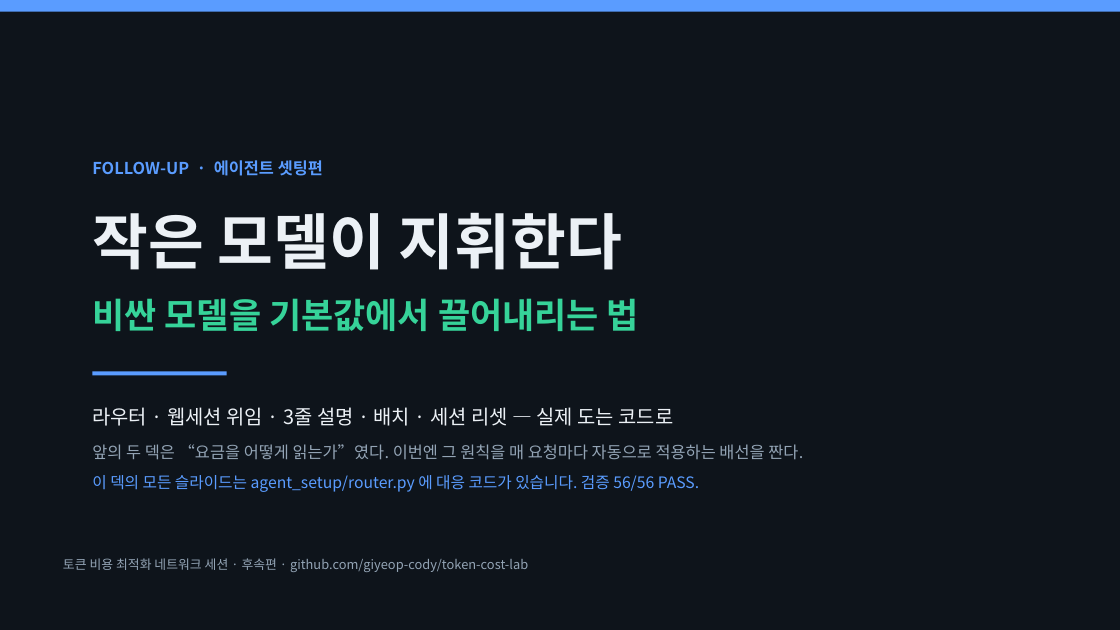
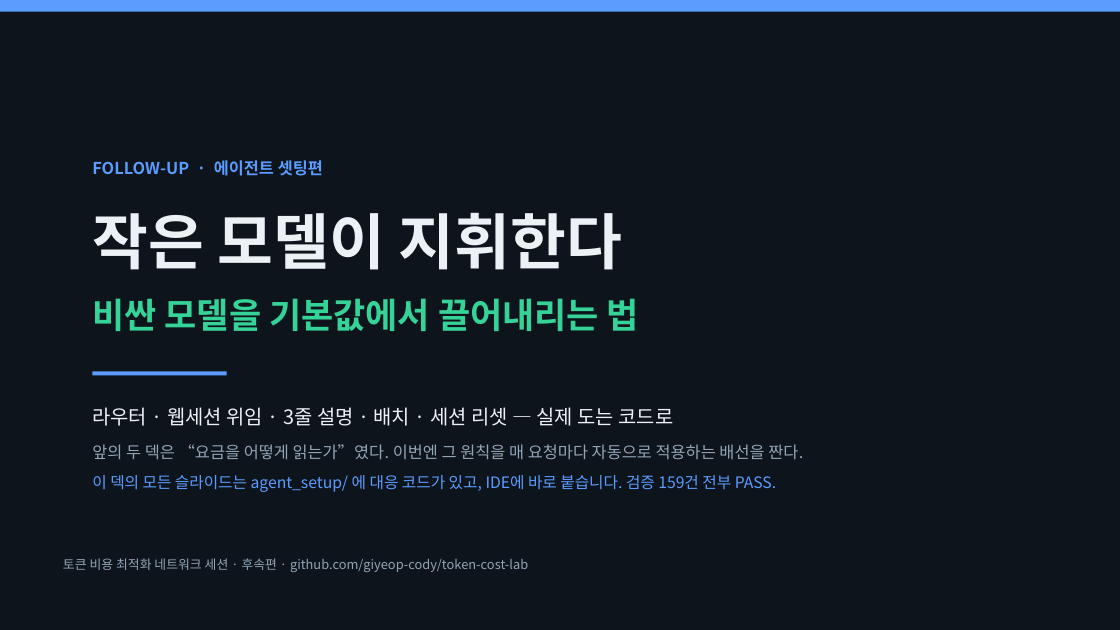
Before and after one commit to giyeop-cody/token-cost-lab, a slide deck: slide 1 of presentation/토큰_절약_발표_후속_에이전트셋팅.pptx. Drawn at 1120x630 pixels with LibreOffice and Linux fonts; fonts in the diff are those of the drawing. Boxes give left, top, right and bottom in pixels: in the first picture for what was removed or moved away, otherwise in the second. Text is boxed around its words. In the diff, an @@ line names an element or a change of style, - is before the commit and + after.

Commit message:
Antigravity 연동 — 라우터를 MCP 도구로 노출
라우터가 라이브러리로만 존재해 사람이 불러야 했다. 에이전트가 스스로
판단을 구하도록 MCP stdio 서버로 노출한다.

- mcp_server.py: 도구 5개(route_task/rework_next/session_check/
  trim_explain/cost_report). 표준 라이브러리만 사용.
  모델을 호출하지 않으므로 API 키가 필요 없다 — 판단만 반환하고
  실제 호출은 구독 중인 에이전트가 한다.
- install_antigravity.py: 버전별로 흩어진 설정 경로를 찾아 병합 등록.
  기존 서버 보존, 멱등, 백업 생성.
- antigravity/AGENTS.md: 도구 호출 시점을 문서로 강제.
- test_mcp.py: 서버를 실제 프로세스로 띄워 프로토콜 왕복 검사 61건.
  단위 테스트가 못 잡는 계약 위반(도구 미노출·stdout 오염)을 잡는다.

router.py: 반려 감지 패턴이 "이거 말고"를 놓쳐 방향 어긋남에도 리셋이
걸리지 않았다. test_mcp.py가 잡아냈다. 오탐 없이 11개 표현으로 확대.

후속 덱 15 → 17장. 시연 슬라이드의 낡은 수치(93.3%/56건)를 실측값
(88.5%/98건)으로 교정. 대본 17컷, 타임라인 27:00 + Q&A로 재배분.

```diff
--- a/presentation/토큰_절약_발표_후속_에이전트셋팅.pptx
+++ b/presentation/토큰_절약_발표_후속_에이전트셋팅.pptx
@@ text at <box>92,475,776,492</box>: text changed @@
-이 덱의 모든 슬라이드는 agent_setup/router.py 에 대응 코드가 있습니다. 검증 56/56 PASS.
+이 덱의 모든 슬라이드는 agent_setup/ 에 대응 코드가 있고, IDE에 바로 붙습니다. 검증 159건 전부 PASS.
```
Also in this commit, not shown: 4 other slides changed, 2 slides added, 9 other files.
